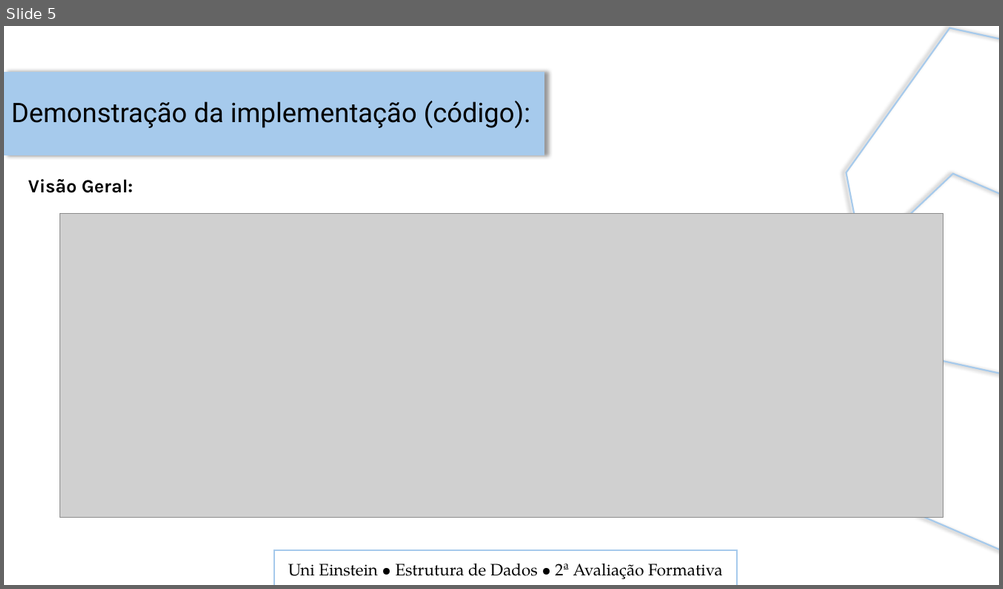
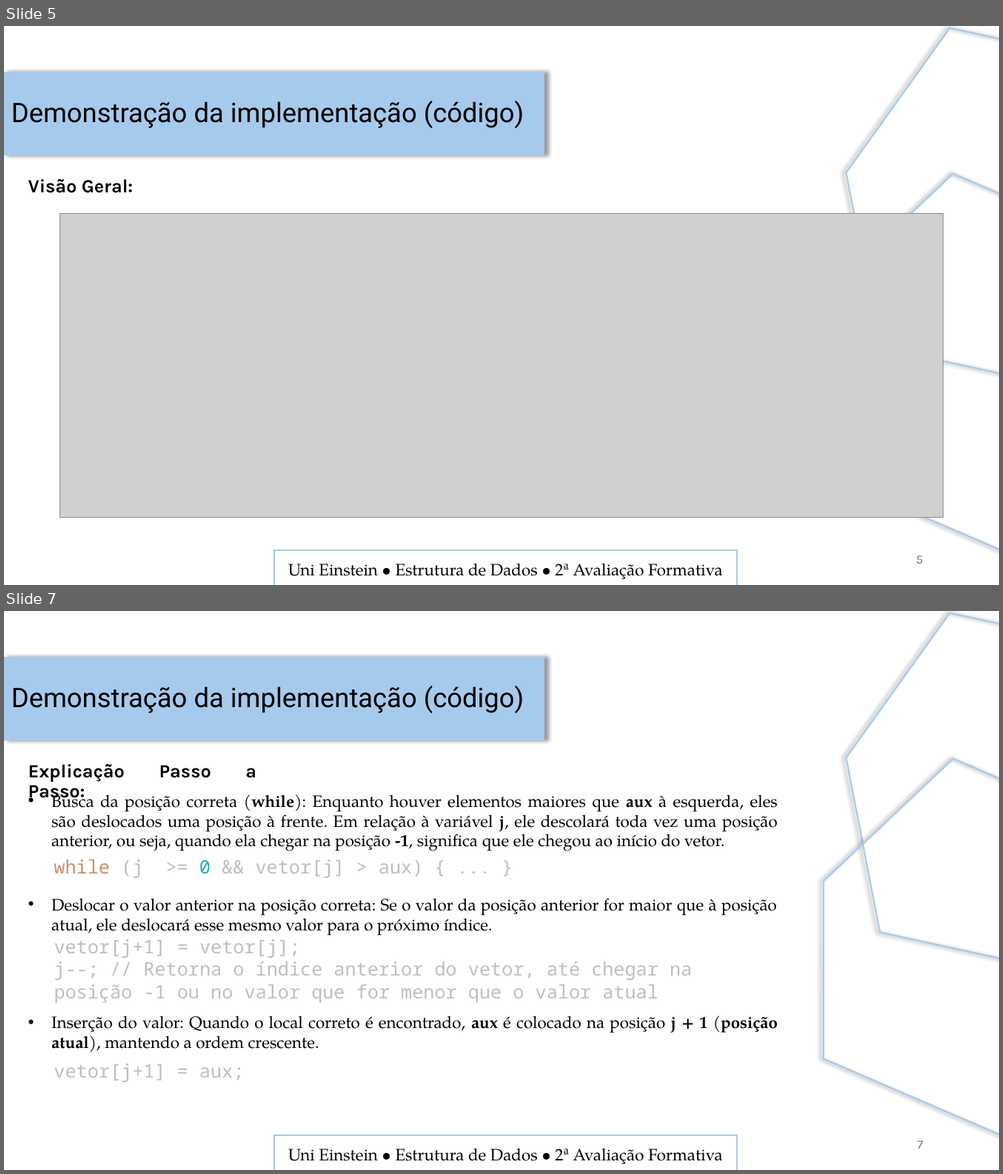
Before and after one commit to Edu1Sinico/Projetos_ADSN_Einstein, a slide deck: Segundo_Semestre/Estrutura_de_Dados/projeto_estrutura_de_ordenacao/apresentacao_insertion_sort.pptx. Shown one above the other, each under a label of ours: slide 5 before the commit, slides 5 and 7 after it; the slides between them are not shown. The pictures are 1003x589 and 1003x1174 pixels, drawn with LibreOffice and Linux fonts; fonts in the diff are those of the drawing; grey boxes stand for pictures. Boxes give left, top, right and bottom in pixels: in the first picture for what was removed or moved away, otherwise in the second. Text is boxed around its words. In the diff, an @@ line names an element or a change of style, - is before the commit and + after.

Commit message:
Enviando os materiais de power bi e a apresentação de estrutura de dados paa o github - 28/10/2025

```diff
--- a/Segundo_Semestre/Estrutura_de_Dados/projeto_estrutura_de_ordenacao/apresentacao_insertion_sort.pptx
+++ b/Segundo_Semestre/Estrutura_de_Dados/projeto_estrutura_de_ordenacao/apresentacao_insertion_sort.pptx
@@ slide 7 added at (x1=4, y1=611, x2=999, y2=1170), background #FFFFFF @@
@@ flow chart preparation added at (x1=811, y1=611, x2=999, y2=992), outline #A6CAEC 1.5 pt @@
@@ rectangle added at (x1=4, y1=657, x2=545, y2=740), fill #A6CAEC @@
@@ text added at (x1=11, y1=686, x2=523, y2=713), 26 pt, text #000000 @@
+Demonstração da implementação (código)
@@ flow chart preparation added at (x1=759, y1=731, x2=999, y2=1170), outline #A6CAEC 1.5 pt @@
@@ text added at (x1=28, y1=764, x2=256, y2=803), 18 pt, text #000000, bold @@
+Explicação Passo a Passo:
@@ text added at (x1=51, y1=789, x2=777, y2=851), 16 pt, text #000000 @@
+• Busca da posição correta (while): Enquanto houver elementos maiores que aux à esquerda, eles são deslocados uma posição à frente. Em relação à variável j, ele descolará toda vez uma posição anterior, ou seja, quando ela chegar na posição -1, significa que ele chegou ao início do vetor.
@@ text added at (x1=54, y1=860, x2=423, y2=878), 18 pt, text #BCBEC4 @@
+while (j >= 0 && vetor[j] > aux) { ... }
@@ text added at (x1=51, y1=898, x2=777, y2=936), 16 pt, text #000000 @@
+• Deslocar o valor anterior na posição correta: Se o valor da posição anterior for maior que à posição atual, ele deslocará esse mesmo valor para o próximo índice.
@@ text added at (x1=54, y1=940, x2=691, y2=1003), 18 pt, text #BFBFBF @@
+vetor[j+1] = vetor[j];
+j--; // Retorna o índice anterior do vetor, até chegar na posição -1 ou no valor que for menor que o valor atual
@@ text added at (x1=51, y1=1016, x2=777, y2=1053), 16 pt, text #000000 @@
+• Inserção do valor: Quando o local correto é encontrado, aux é colocado na posição j + 1 (posição atual), mantendo a ordem crescente.
@@ text added at (x1=54, y1=1064, x2=244, y2=1082), 18 pt, text #BCBEC4 @@
+vetor[j+1] = aux;
@@ rectangle added at (x1=274, y1=1136, x2=737, y2=1170), outline #A6CAEC 1.5 pt @@
@@ page number added at (x1=917, y1=1141, x2=923, y2=1149), 12 pt, text #797979 @@
+7
@@ text added at (x1=288, y1=1148, x2=723, y2=1165), 16 pt, text #000000 @@
+Uni Einstein ∙ Estrutura de Dados ∙ 2ª Avaliação Formativa
@@ slide 5 changed as well @@
@@ text at (x1=11, y1=101, x2=523, y2=128): text changed @@
-Demonstração da implementação (código):
+Demonstração da implementação (código)
@@ page number added at (x1=916, y1=556, x2=922, y2=564), 12 pt, text #797979 @@
+5
```
Also in this commit, not shown: 7 other slides changed, 3 other slides added, 2 other files.
